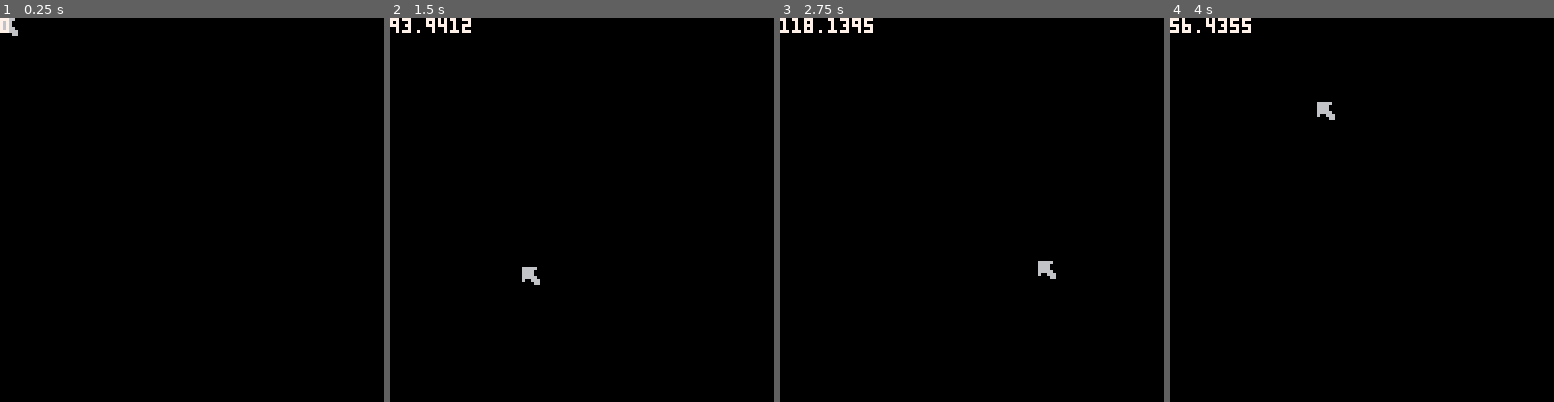
Above: before the commit, frames 1-4 (left to right).
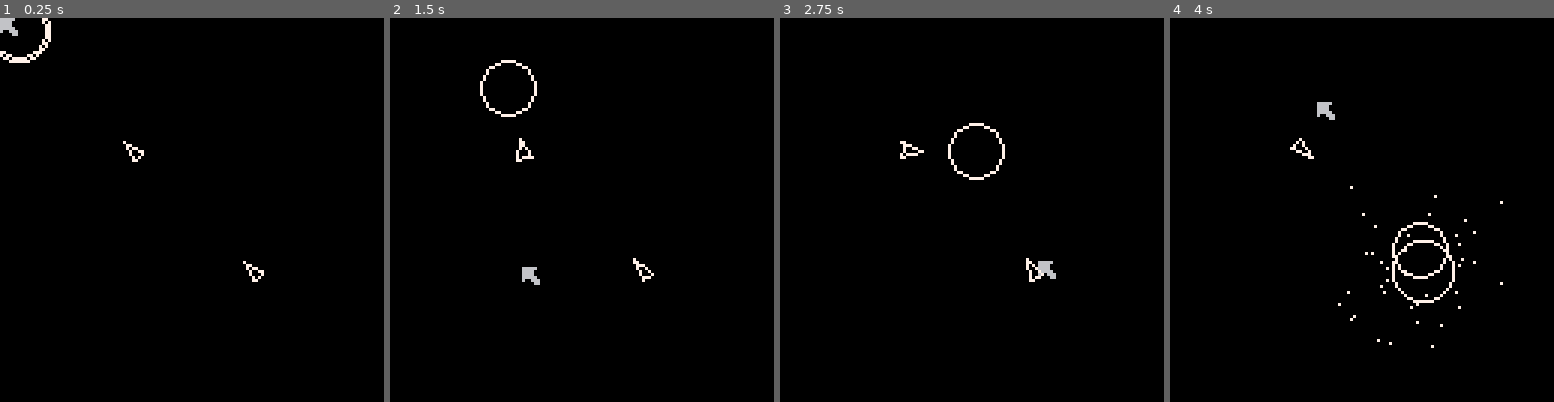
Above: after the commit, the same moments.

Repository: treveron2018/pico8
Game: PICO-8 cartridge asteroidont.p8
The game is run twice, just before and just after one commit, with the same random seed, the same clock (stepped at 60 frames per second) and the same inputs.
Inputs (mouse positions are in pixels of both pictures, inside the frame that each line leads up to):
- Up to frame 1 (0.25 s): no input
- Up to frame 2 (1.5 s): click (459, 121) at 0.67 s; click (520, 267) at 1.22 s
- Up to frame 3 (2.75 s): click (975, 114) at 1.77 s; click (1037, 259) at 2.32 s
- Up to frame 4 (4 s): click (1492, 106) at 2.87 s; click (1254, 256) at 3.42 s; click (1315, 102) at 3.97 s

The runs differ from the first frame. In frame 1, 0.6% of the frame differs, in the area x 0-69%, y 0-69%; in frame 2, 0.9%; in frame 3, 0.9%; in frame 4, 1.4%, in the area x 0-87%, y 0-86%.

Commit message:
asteroidont basic mechanics

Diff:
--- a/asteroidont.p8
+++ b/asteroidont.p8
@@ -12,18 +12,62 @@
 		x=64,
 		y=64,
 		bt=0,
-		spt=1}
+		spt=1,
+		tax=0,
+		tay=0}
 		asteroids={}
+		ships={}
+		shwaves={}
+		sparks={}
+
+		_upd=upd_game
+		_drw=drw_game
+
+		spawn_ast(0,0)
+		spawn_ship(84,84)
+		spawn_ship(44,44)
 end
 
 function _update60()
 	upd_cursor()
+	_upd()
+end
+
+function upd_game()
+	upd_ast()
+	ast_select()
+	upd_ships()
+	upd_shwaves()
+	upd_sparks()
+end
+
+function upd_dir()
+	if cur.bt==1 then
+		stir(get_ast())
+	else
+		_upd=upd_game
+		_drw=drw_game
+	end
+end
+
+function drw_game()
+	drw_ast()
+	drw_ships()
+	drw_shwaves()
+	drw_sparks()
+end
+
+function drw_dir()
+	drw_ast()
+	drw_ships()
+	line(cur.x,cur.y,cur.tax,cur.tay,7)
 end
 
 function _draw()
 	cls()
 	drw_cursor()
-	print(dist(cur.x,cur.y,0,0),0,0,7)
+	_drw()
+	--print(#sparks,0,0,7)
 end
 -->8
 --cursor
@@ -32,31 +76,212 @@
 	cur.x=stat(32)
 	cur.y=stat(33)
 	cur.bt=stat(34)
+	ast_clic()
 end
 
 function drw_cursor()
 	spr(cur.spt, cur.x, cur.y)
 end
+
+function ast_select()
+	for a in all(asteroids)do
+		if dist(cur.x,cur.y,a.x,a.y)<a.r then
+			a.sel=true
+		else
+			a.sel=false
+		end
+	end
+end
+
+function ast_clic()
+	for a in all(asteroids)do
+		if cur.bt==1 and a.sel then
+			cur.tax,cur.tay=a.x,a.y
+			_upd=upd_dir
+			_drw=drw_dir
+		end
+	end
+end
 -->8
 --tools
 
 function dist(p1x,p1y,p2x,p2y)
 	return sqrt(((p1x-p2x)/10)^2+((p1y-p2y)/10)^2)*10
 end
+
+function checkastpos(o)
+	if(o.x<-o.r)o.x=o.r+128
+	if(o.x>o.r+128)o.x=-o.r
+	if(o.y<-o.r)o.y=o.r+128
+	if(o.y>o.r+128)o.y=-o.r
+end
+
+function get_angle(p1x,p1y,p2x,p2y)
+	return atan2(p1y-p2y,p1x-p2x)
+end
 -->8
 --asteroids
 
-function spawn_ast()
-
+function spawn_ast(_x,_y)
+	local a={
+		x=_x,
+		y=_y,
+		r=9
+	}
+	stir(a,rnd())
+	add(asteroids,a)
 end
 
 function upd_ast()
-
+	for a in all(asteroids) do
+		a.x+=a.dx
+		a.y+=a.dy
+		checkastpos(a)
+	end
 end
 
 function drw_ast()
-
-end
+	for a in all(asteroids) do
+		circ(a.x,a.y,a.r,7)
+		if(a.sel)circ(a.x,a.y,a.r+1,7)
+	end
+end
+
+function get_ast()
+	for a in all(asteroids) do
+		if(a.sel)return a
+	end
+	return false
+end
+
+function stir(ast,ang)
+	if(not ang)ang=atan2(cur.y-ast.y,cur.x-ast.x)
+	ast.dx=sin(ang)/2
+	ast.dy=cos(ang)/2
+end
+-->8
+-- ships
+
+function spawn_ship(_x,_y)
+	local sh={
+		x=_x,
+		y=_y,
+		r=4,
+		rot=0,
+		px={0,0,0,0},
+		py={0,0,0,0},
+		pang={0,.4,.5,-.4},
+		poff={0,0,1,0}
+	}
+	add(ships,sh)
+end
+
+function upd_ships()
+	for s in all(ships)do
+		s.rot=aim(s)
+		for i=1,#s.pang do
+			s.px[i]=sin(s.rot+s.pang[i])*(s.r-s.poff[i])+s.x
+			s.py[i]=cos(s.rot+s.pang[i])*(s.r-s.poff[i])+s.y
+			if(ship_col(s.px[i],s.py[i]))explode(s)
+		end
+	end
+end
+
+function drw_ships()
+	for s in all(ships)do
+		for i=1,#s.pang do
+			local off=1
+			if(i==#s.pang)off=-3
+			line(s.px[i],s.py[i],s.px[i+off],s.py[i+off])
+		end
+	end
+end
+
+function aim(s)
+	local sx,sy,d,ast=s.x,s.y,999,nil
+	for a in all(asteroids) do
+		local d2=dist(sx,sy,a.x,a.y)
+		if d2<d then
+			d=d2
+			ast=a
+		end
+	end
+	return .5+atan2((sy-ast.y),(sx-ast.x))
+end
+
+function ship_col(x,y)
+	for a in all(asteroids) do
+		if(dist(x,y,a.x,a.y)<a.r)return true
+	end
+	return false
+end
+
+function explode(s)
+	add_shwave(s.x,s.y,0,20)
+	add_sparks(s.x,s.y,40)
+	del(ships,s)
+end
+-->8
+--particles
+
+function add_shwave(_x,_y,_r,_tr)
+	local sh={
+		x=_x,
+		y=_y,
+		r=_r,
+		tr=_tr,
+		col=7
+	}
+	add(shwaves,sh)
+end
+
+function upd_shwaves()
+	for s in all(shwaves) do
+		if s.tr>s.r then
+			s.r+=.75
+		else
+			s.r-=.75
+		end
+		if(s.r>=s.tr)then
+			del(shwaves,s)
+		end
+	end
+end
+
+function drw_shwaves()
+	for s in all(shwaves)do
+		circ(s.x,s.y,s.r,s.col)
+	end
+end
+
+function add_sparks(_x,_y,n)
+	for i=1,n do
+		local s={
+			x=_x,
+			y=_y,
+			dx=(rnd()-.5)*4,
+			dy=(rnd()-.5)*4,
+			age=rnd()*5+20
+		}
+		add(sparks,s)
+	end
+end
+
+function upd_sparks()
+	for s in all(sparks)do
+		s.x+=s.dx
+		s.y+=s.dy
+		s.age-=1
+		if(s.age<=0)del(sparks,s)
+	end
+end
+
+function drw_sparks()
+	for s in all(sparks)do
+		pset(s.x,s.y,7)
+	end
+end
+
 __gfx__
 00000000666660000000000000000000000000000000000000000000000000000000000000000000000000000000000000000000000000000000000000000000
 00000000666600000000000000000000000000000000000000000000000000000000000000000000000000000000000000000000000000000000000000000000
